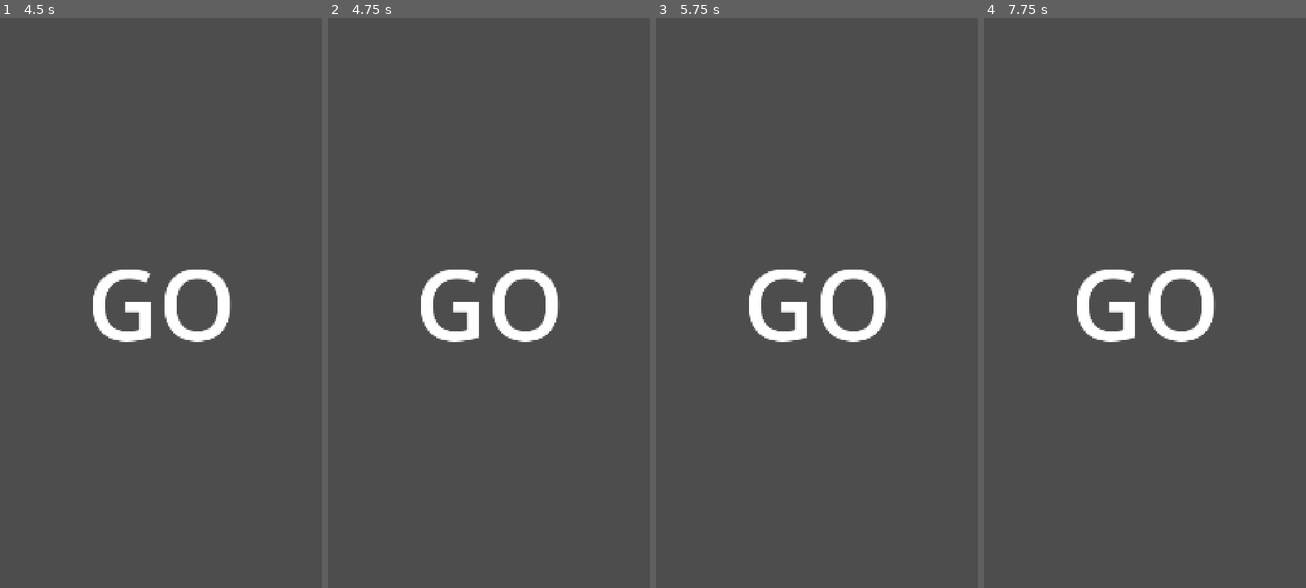
Above: before the commit, frames 1-4 (left to right).
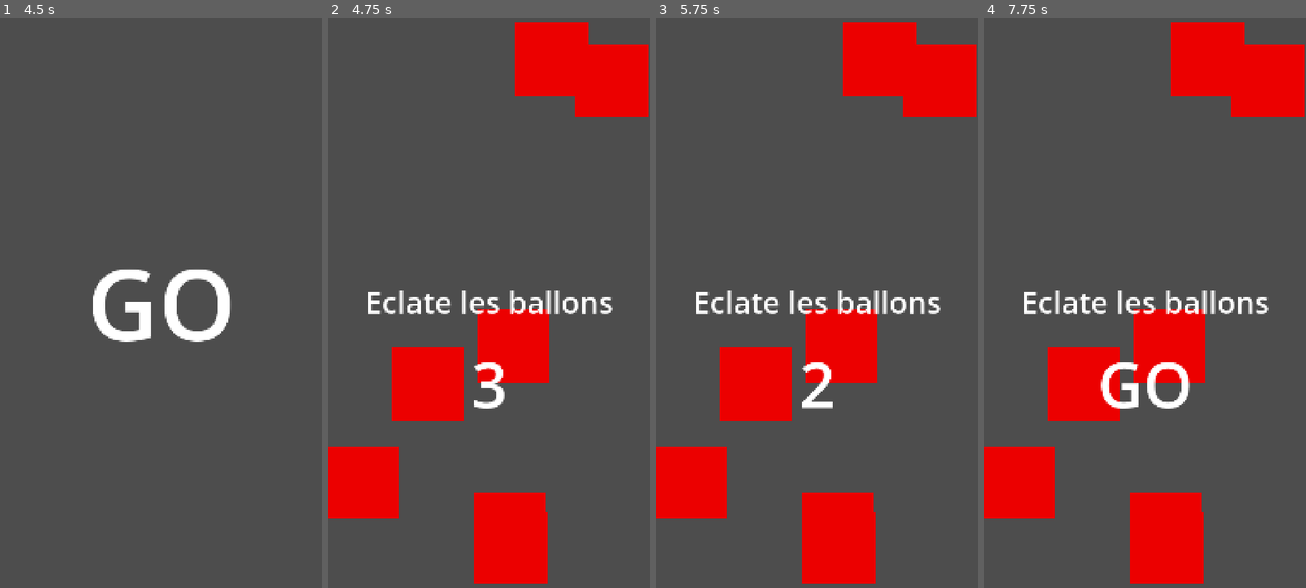
Above: after the commit, the same moments.

Repository: Als1925/mobileware
Game: Godot game, scene res://scenes/main_menu.tscn
Two runs of this game, one before a commit and one after it. Both use one fixed random seed, a clock stepped at 60 frames per second and the inputs below.
Inputs (mouse positions are in pixels of both pictures, inside the frame that each line leads up to):
- Up to frame 1 (4.5 s): click "PLAY" at 0.5 s; tap Enter at 1.25, 3.5 s; tap Space at 2, 4.25 s
- Up to frame 2 (4.75 s): no input
- Up to frame 3 (5.75 s): click (839, 548) at 5.02 s
- Up to frame 4 (7.75 s): click (1167, 548) at 5.77 s; click (1167, 548) at 6.52 s; tap Enter at 7.25 s

Frame 1 is identical in both runs. In frame 2, 21% of the frame differs, in the area x 0-100%, y 0-100%; in frame 3, 21%; in frame 4, 21%.

Commit message:
spawn aleatoire balons

Diff:
--- a/project.godot
+++ b/project.godot
@@ -15,6 +15,10 @@
 config/features=PackedStringArray("4.4", "GL Compatibility")
 config/icon="res://icon.svg"
 
+[autoload]
+
+global="*res://scripts/global.gd"
+
 [display]
 
 window/size/viewport_width=1080
--- a/scenes/eclate_les_ballons.tscn
+++ b/scenes/eclate_les_ballons.tscn
@@ -1,8 +1,11 @@
 [gd_scene load_steps=2 format=3 uid="uid://bbm856fslj5kd"]
 
-[ext_resource type="PackedScene" uid="uid://c4sce6ecoft5t" path="res://scenes/ballon_eclatable.tscn" id="1_lnyhh"]
+[ext_resource type="Script" uid="uid://dt3bmwtm5248q" path="res://scripts/eclate_les_ballons.gd" id="1_7jgba"]
 
 [node name="EclateLesBallons" type="Node2D"]
+script = ExtResource("1_7jgba")
+
+[node name="Camera2D" type="Camera2D" parent="."]
 
 [node name="Label" type="Label" parent="."]
 visible = false
@@ -11,10 +14,10 @@
 anchor_top = 0.5
 anchor_right = 0.5
 anchor_bottom = 0.5
-offset_left = -66.0
-offset_top = -11.5
-offset_right = 66.0
-offset_bottom = 11.5
+offset_left = -416.0
+offset_top = -69.0
+offset_right = 416.0
+offset_bottom = 69.0
 grow_horizontal = 2
 grow_vertical = 2
 theme_override_font_sizes/font_size = 101
@@ -22,6 +25,20 @@
 horizontal_alignment = 1
 vertical_alignment = 1
 
-[node name="Camera2D" type="Camera2D" parent="."]
-
-[node name="BallonEclatable" parent="." instance=ExtResource("1_lnyhh")]
+[node name="compte à rebours" type="Label" parent="."]
+visible = false
+anchors_preset = 8
+anchor_left = 0.5
+anchor_top = 0.5
+anchor_right = 0.5
+anchor_bottom = 0.5
+offset_left = -60.0
+offset_top = 128.0
+offset_right = 60.0
+offset_bottom = 416.0
+grow_horizontal = 2
+grow_vertical = 2
+theme_override_font_sizes/font_size = 211
+text = "3"
+horizontal_alignment = 1
+vertical_alignment = 1
--- a/scripts/ballon_eclatable.gd
+++ b/scripts/ballon_eclatable.gd
@@ -12,4 +12,6 @@
 
 
 func _on_texture_button_pressed() -> void:
-	queue_free()
+	if global.start:
+		global.numberofbaloon -= 1
+		queue_free()
--- a/scripts/cut_scene.gd
+++ b/scripts/cut_scene.gd
@@ -1,4 +1,6 @@
 extends Node2D
+
+var games = ["eclate_les_ballons"]
 
 func _ready() -> void:
 	$"compte à rebours".text = "3"
@@ -8,3 +10,5 @@
 	$"compte à rebours".text = "1"
 	await get_tree().create_timer(1).timeout
 	$"compte à rebours".text = "GO"
+	await get_tree().create_timer(1).timeout
+	get_tree().change_scene_to_file("res://scenes/" + games.pick_random() + ".tscn")
--- /dev/null
+++ b/scripts/eclate_les_ballons.gd
@@ -0,0 +1,53 @@
+extends Node2D
+
+var objet_scene = load("res://scenes/ballon_eclatable.tscn") as PackedScene
+@export var marge_pixels: int = 100  # marge sur les bords de l’écran
+
+
+func _ready():
+	randomize()
+
+	var viewport_rect = get_viewport_rect()
+	var canvas_transform = get_canvas_transform()
+	var inverse_transform = canvas_transform.affine_inverse()
+
+	# Appliquer la marge aux coins
+	var top_left = inverse_transform * Vector2(marge_pixels, marge_pixels)
+	var bottom_right = inverse_transform * (viewport_rect.size - Vector2(marge_pixels, marge_pixels))
+
+	for i in range(7):
+		var instance = objet_scene.instantiate()
+
+		# Position aléatoire dans les limites avec marge
+		var random_x = randf_range(top_left.x, bottom_right.x)
+		var random_y = randf_range(top_left.y, bottom_right.y)
+
+		if instance is Node2D:
+			instance.position = Vector2(random_x, random_y)
+			instance.z_index = -1  # Pour être en arrière-plan
+
+		add_child(instance)
+
+	global.start = false
+	global.numberofbaloon = 6
+	$"compte à rebours".show()
+	$Label.show()
+	$"compte à rebours".text = "3"
+	await get_tree().create_timer(1).timeout
+	$"compte à rebours".text = "2"
+	await get_tree().create_timer(1).timeout
+	$"compte à rebours".text = "1"
+	await get_tree().create_timer(1).timeout
+	$"compte à rebours".text = "GO"
+	await get_tree().create_timer(1).timeout
+	$"compte à rebours".hide()
+	$Label.hide()
+	global.start = true
+
+
+# Called every frame. 'delta' is the elapsed time since the previous frame.
+func _physics_process(delta: float) -> void:
+	if global.numberofbaloon == 0 and global.start:
+		await get_tree().create_timer(1).timeout
+		global.start = false
+		get_tree().change_scene_to_file("res://scenes/cut_scene.tscn")
--- /dev/null
+++ b/scripts/global.gd
@@ -0,0 +1,4 @@
+extends Node
+
+var numberofbaloon : int = 7
+var start : bool = false
Not shown, added: scripts/eclate_les_ballons.gd.uid
Not shown, added: scripts/global.gd.uid
